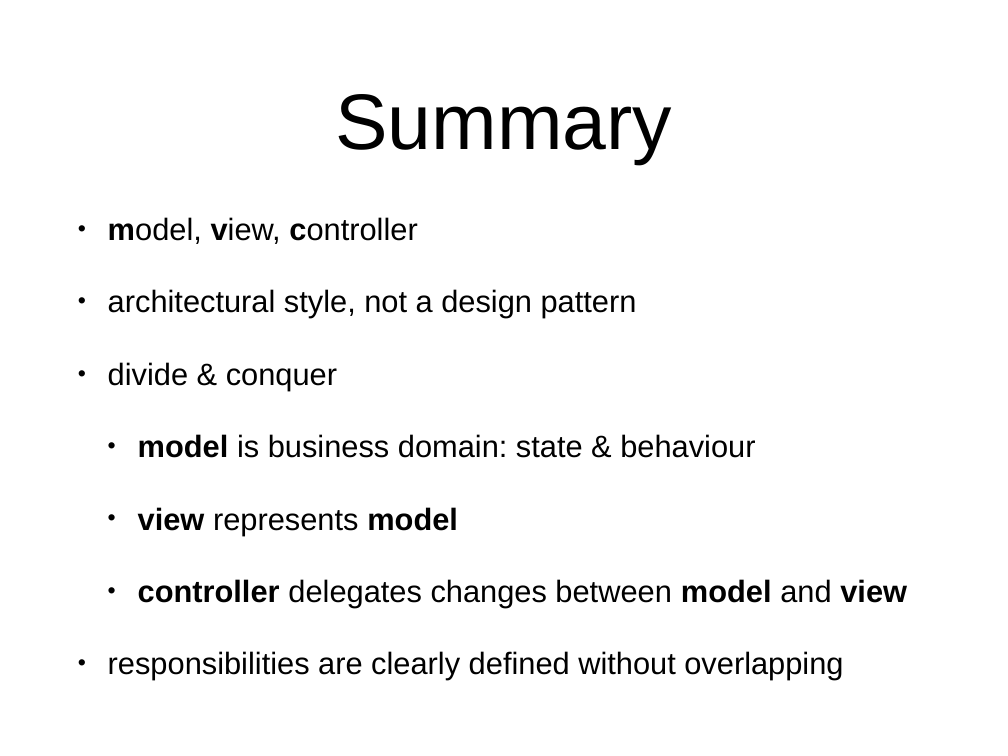
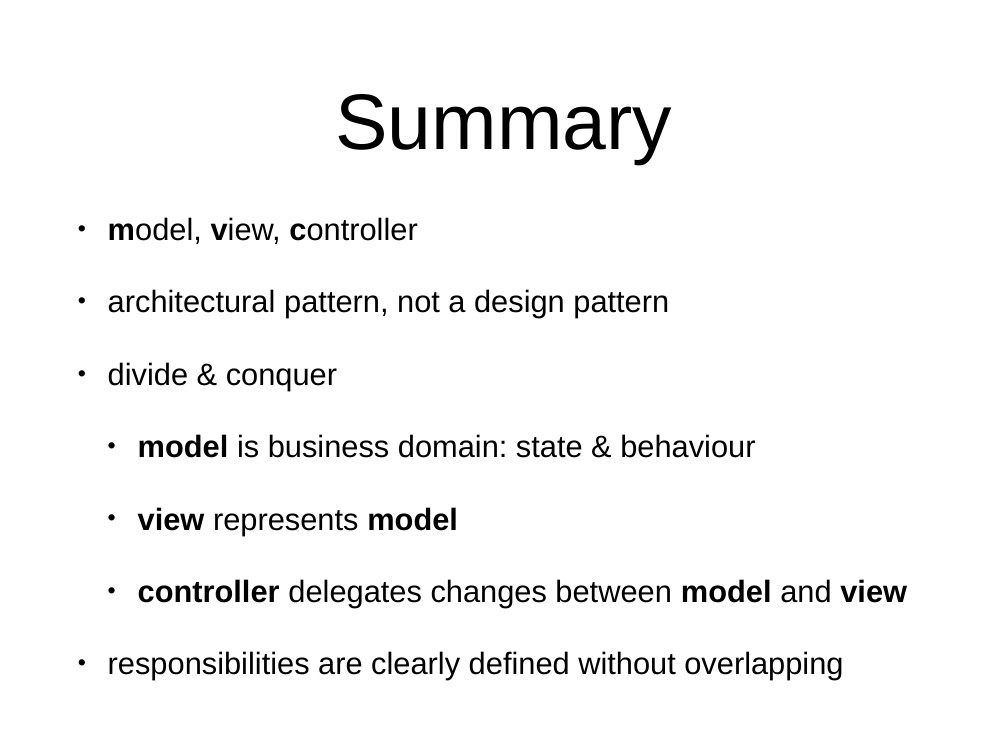
Before and after one commit to scg-unibe-ch/ese2017, a slide deck: slide 10 of slides/3_mvc.pptx (slide 12 before the commit). Drawn at 1008x756 pixels with LibreOffice and Linux fonts; fonts in the diff are those of the drawing. Boxes give left, top, right and bottom in pixels: in the first picture for what was removed or moved away, otherwise in the second. Text is boxed around its words. In the diff, an @@ line names an element or a change of style, - is before the commit and + after.

```diff
--- a/slides/3_mvc.pptx
+++ b/slides/3_mvc.pptx
@@ text at [108,289,669,318]: text changed @@
-• architectural style, not a design pattern
+• architectural pattern, not a design pattern
```
Also in this commit, not shown: 5 other slides changed, 2 slides removed.
